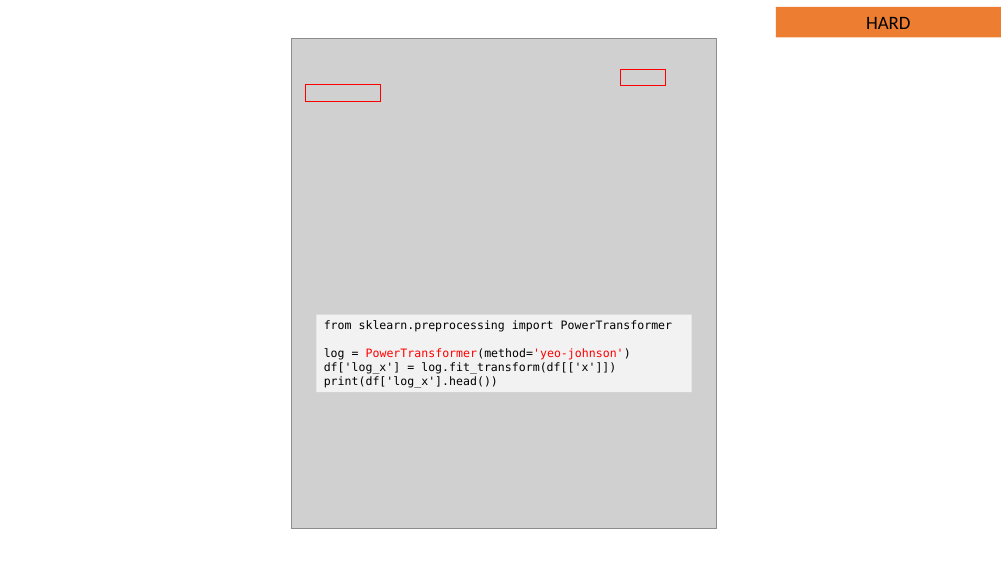
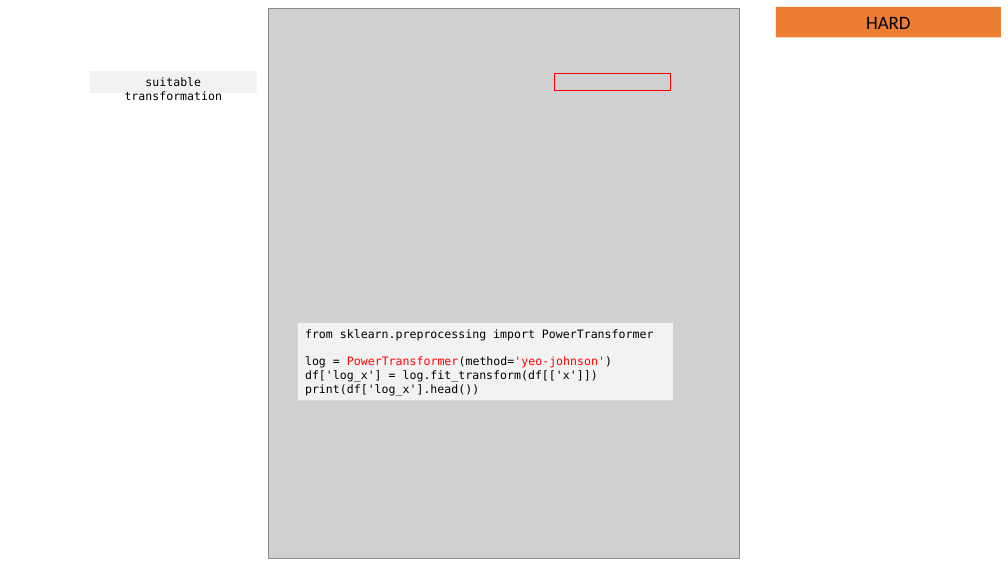
Before and after one commit to JNYH/DataCamp_Assessment, a slide deck: slide 17 of Model_Development.pptx (slide 16 before the commit). Drawn at 1008x567 pixels with LibreOffice and Linux fonts; fonts in the diff are those of the drawing; grey boxes stand for pictures. Boxes give left, top, right and bottom in pixels: in the first picture for what was removed or moved away, otherwise in the second. Text is boxed around its words. In the diff, an @@ line names an element or a change of style, - is before the commit and + after.

```diff
--- a/Model_Development.pptx
+++ b/Model_Development.pptx
@@ picture: place and size @@
-picture at (291, 39, 717, 529)
+picture at (268, 8, 740, 559)
@@ rectangle added at (90, 71, 256, 93), fill #F2F2F2, 11 pt, text #000000 @@
+suitable transformation
@@ rectangle removed at (306, 85, 380, 101) @@
@@ rectangle: place and size @@
-rectangle at (621, 70, 666, 86)
+rectangle at (555, 73, 671, 91)
@@ rectangle "from sklearn.preprocessing import PowerTransformer": place and size @@
-rectangle "from sklearn.preprocessing import PowerTransformer" at (316, 315, 691, 392)
+rectangle "from sklearn.preprocessing import PowerTransformer" at (298, 323, 673, 401)
```
Also in this commit, not shown: 2 other slides changed, 5 slides added, 2 slides removed.
